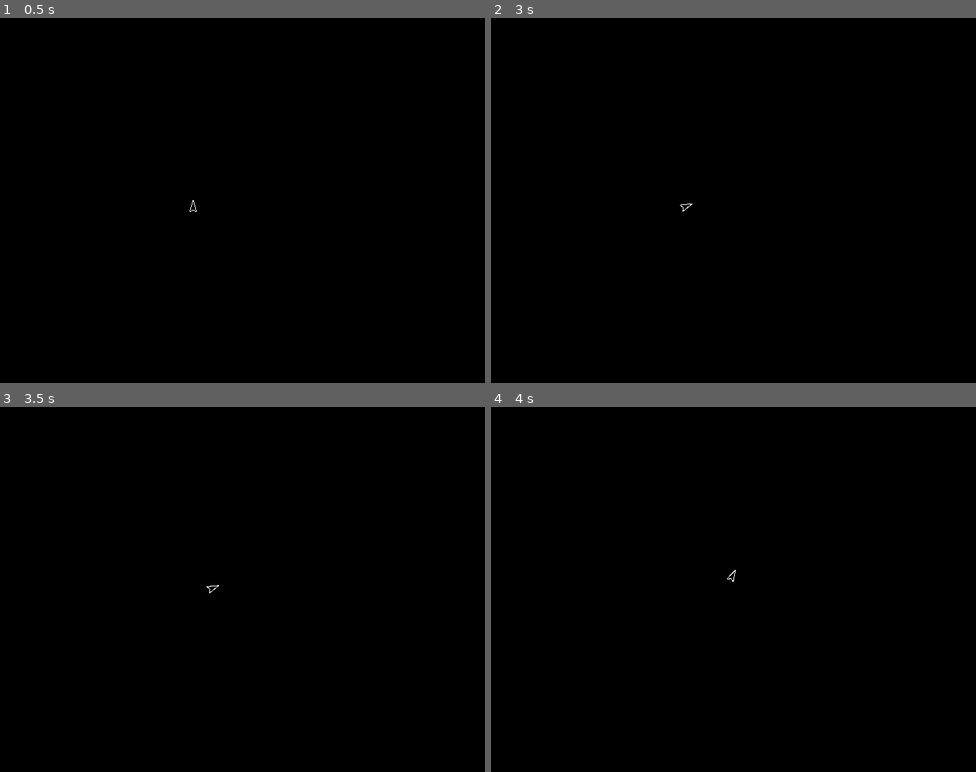
Above: before the commit, frames 1-4 (two rows, left to right).
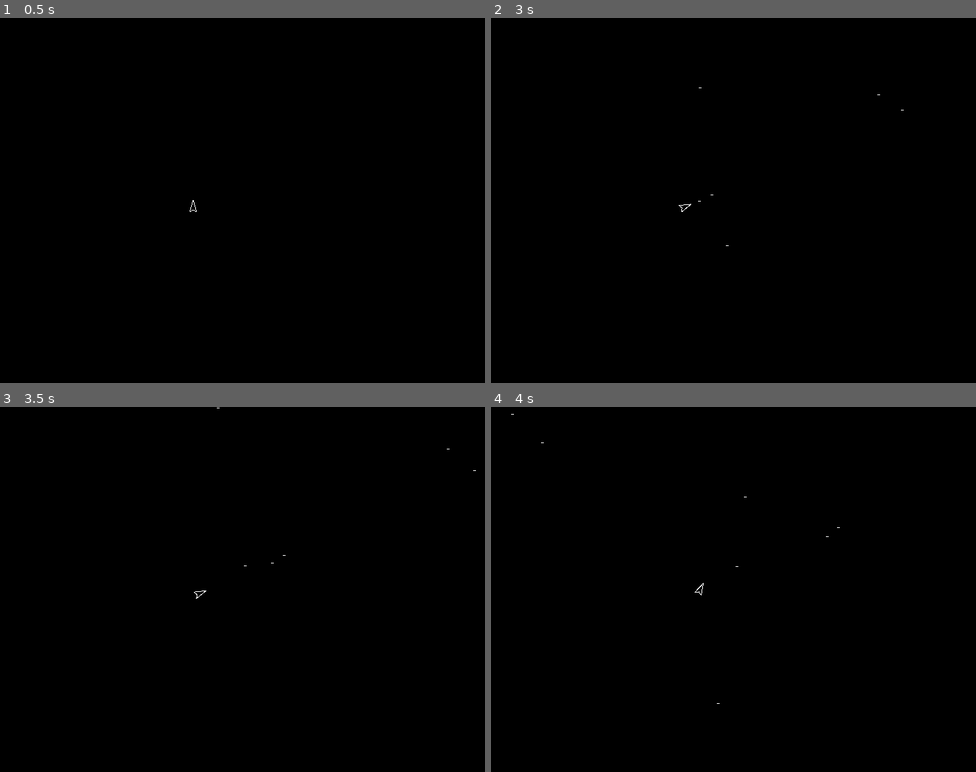
Above: after the commit, the same moments.

Repository: jakemeinershagen/rocky-comets
Game: Godot game, scene res://scenes/world.tscn
Same seed, same stepped clock (60 frames per second), same inputs: the game is played once before the commit and once after it.
Inputs:
- Up to frame 1 (0.5 s): no input
- Up to frame 2 (3 s): tap Enter at 0.5, 2 s; hold D (right) 0.53-1.28 s; tap Space (fire, bound only after the commit) at 0.6, 1.25, 1.35, 2.1, 2.75, 2.85 s; hold A (left) 1.28-2.03 s; hold D (right) 2.03-2.78 s; hold W (up) from 2.78 s (still down)
- Up to frame 3 (3.5 s): keep holding W (up)
- Up to frame 4 (4 s): tap Enter at 3.5 s; release W (up) at 3.53 s; hold A (left) from 3.53 s (still down); tap Space (fire, bound only after the commit) at 3.6 s

Frame 1 is identical in both runs. In frame 2, less than 0.1% of the frame differs, in the area x 38-86%, y 19-63%; in frame 3, less than 0.1%; in frame 4, less than 0.1%, in the area x 4-72%, y 1-82%.

Commit message:
bullets spawning

Diff:
--- a/project.godot
+++ b/project.godot
@@ -47,6 +47,11 @@
 , Object(InputEventKey,"resource_local_to_scene":false,"resource_name":"","device":-1,"window_id":0,"alt_pressed":false …(186 unchanged characters)…
 ]
 }
+fire={
+"deadzone": 0.5,
+"events": [Object(InputEventKey,"resource_local_to_scene":false,"resource_name":"","device":-1,"window_id":0,"alt_pressed":false,"shift_pressed":false,"ctrl_pressed":false,"meta_pressed":false,"pressed":false,"keycode":0,"physical_keycode":32,"key_label":0,"unicode":32,"location":0,"echo":false,"script":null)
+]
+}
 
 [layer_names]
 
--- /dev/null
+++ b/scenes/bullet.tscn
@@ -0,0 +1,20 @@
+[gd_scene load_steps=3 format=3 uid="uid://cenqwecwququd"]
+
+[ext_resource type="Script" path="res://scripts/bullet.gd" id="1_anpfq"]
+
+[sub_resource type="SegmentShape2D" id="SegmentShape2D_n5txa"]
+a = Vector2(2, 0)
+b = Vector2(-2, 0)
+
+[node name="Bullet" type="CharacterBody2D"]
+collision_layer = 4
+collision_mask = 2
+script = ExtResource("1_anpfq")
+
+[node name="Line2D" type="Line2D" parent="."]
+position = Vector2(0.5, 0)
+points = PackedVector2Array(1.5, 0, -2.5, 0)
+width = 1.0
+
+[node name="CollisionShape2D" type="CollisionShape2D" parent="."]
+shape = SubResource("SegmentShape2D_n5txa")
--- a/scenes/ship.tscn
+++ b/scenes/ship.tscn
@@ -1,10 +1,12 @@
-[gd_scene load_steps=2 format=3 uid="uid://bgfel2gviijwi"]
+[gd_scene load_steps=3 format=3 uid="uid://bgfel2gviijwi"]
 
 [ext_resource type="Script" path="res://scripts/ship.gd" id="1_hkqyn"]
+[ext_resource type="PackedScene" uid="uid://cenqwecwququd" path="res://scenes/bullet.tscn" id="2_wfvxd"]
 
 [node name="CharacterBody2D" type="CharacterBody2D"]
 collision_mask = 2
 script = ExtResource("1_hkqyn")
+bullet_scene = ExtResource("2_wfvxd")
 
 [node name="Line2D" type="Line2D" parent="."]
 points = PackedVector2Array(-5, 7, 0, -10, 5, 7, 0, 4)
--- /dev/null
+++ b/scripts/bullet.gd
@@ -0,0 +1,14 @@
+extends CharacterBody2D
+
+var SPEED = 200
+var direction = Vector2.RIGHT
+
+@onready var screen_size = get_viewport_rect().size
+
+func _physics_process(delta: float) -> void:
+	velocity = SPEED * direction * delta
+
+	position.x = wrapf(position.x, 0, screen_size.x)
+	position.y = wrapf(position.y, 0, screen_size.y)
+
+	move_and_collide(velocity)
--- a/scripts/ship.gd
+++ b/scripts/ship.gd
@@ -1,10 +1,16 @@
 extends CharacterBody2D
 
-var ACCEL = 2
-var MAX_SPEED = 5
+@export var bullet_scene: PackedScene
+
+var ACCEL = 40
+var MAX_SPEED = 100
 var ROTATION_SPEED = 90
 
 @onready var screen_size = get_viewport_rect().size
+
+func _process(_delta: float) -> void:
+	if Input.is_action_just_pressed("fire"):
+		fire_bullet()
 
 func _physics_process(delta: float) -> void:
 	var rotation_dir = Input.get_axis("left", "right")
@@ -19,4 +25,11 @@
 	position.x = wrapf(position.x, 0, screen_size.x)
 	position.y = wrapf(position.y, 0, screen_size.y)
 
-	move_and_collide(velocity)
+	move_and_collide(velocity * delta)
+
+
+func fire_bullet():
+	var new_bullet = bullet_scene.instantiate()
+	new_bullet.position = position
+	new_bullet.direction = -transform.y
+	get_parent().add_child(new_bullet)
